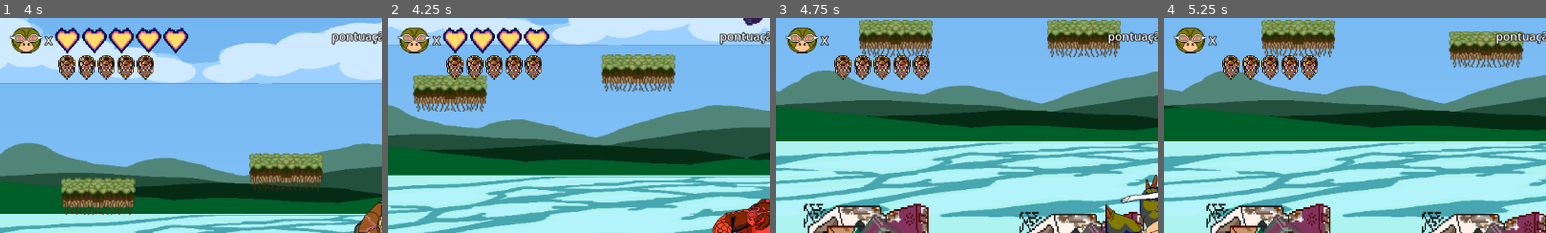
Above: before the commit, frames 1-4 (left to right).
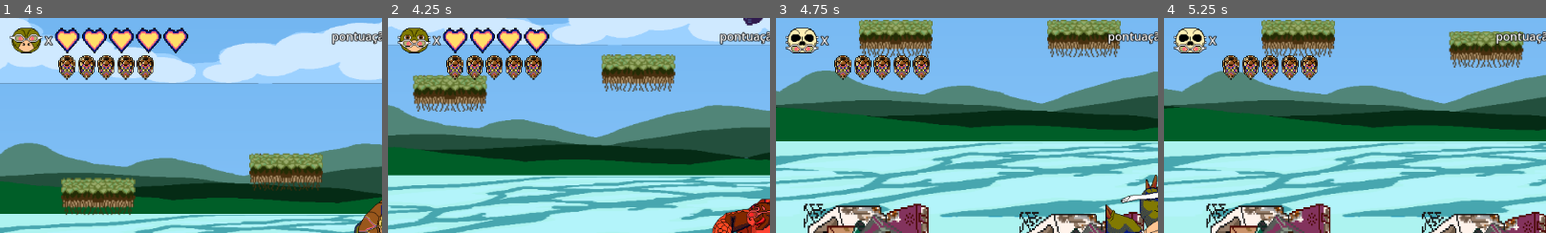
Above: after the commit, the same moments.

Repository: GDJ-ifpe/jabulani
Game: Godot game, scene res://fases/fase3_litoral/scenes/fase_final.tscn
Two runs of this game, one before a commit and one after it. Both use one fixed random seed, a clock stepped at 60 frames per second and the inputs below. This scene is started directly instead of the project's main scene.
Inputs:
- Up to frame 1 (4 s): tap Enter (ui_accept) at 0.5, 0.77, 1.52, 3.02, 3.77 s; hold Right (ui_right) 0.53-2.03 s; hold Left (ui_left) 2.03-2.78 s; hold Right (ui_right) from 2.78 s (still down)
- Up to frame 2 (4.25 s): keep holding Right (ui_right)
- Up to frame 3 (4.75 s): release Right (ui_right) at 4.28 s; hold Left (ui_left) from 4.28 s (still down); tap Enter (ui_accept) at 4.52 s
- Up to frame 4 (5.25 s): release Left (ui_left) at 5.03 s; hold Right (ui_right) from 5.03 s (still down)
The pictures show only the part of the screen within x 0-50%, y 0-50%; the shares and areas given below are measured in that part.

Frame 1 is identical in both runs. In frame 2, 0.4% of the frame differs, in the area x 2-12%, y 4-16%; in frame 3, 0.8%, in the area x 2-12%, y 4-17%; in frame 4, 0.8%.
Error in both runs: Invalid access to property or key 'vida' on a base object of type 'AnimatableBody2D'. (res://shared/player/scripts/player.gd:88)

Commit message:
rosto jabu implementado.

Diff:
--- a/shared/ui/hud_manager.gd
+++ b/shared/ui/hud_manager.gd
@@ -15,23 +15,36 @@
 @onready var powerup_5: TextureRect = $MarginContainer/VBoxContainer/status_coluna2/HBoxContainer/powerup5
 @onready var powerup_6: TextureRect = $MarginContainer/VBoxContainer/status_coluna2/HBoxContainer/powerup6
 
+@onready var vidas_icon: TextureRect = $MarginContainer/VBoxContainer/status_coluna/vidas_icon
+@onready var vidas_icon_2: TextureRect = $MarginContainer/VBoxContainer/status_coluna/vidas_icon/vidas_icon2
+@onready var vidas_icon_3: TextureRect = $MarginContainer/VBoxContainer/status_coluna/vidas_icon/vidas_icon2/vidas_icon3
+@onready var vidas_icon_4: TextureRect = $MarginContainer/VBoxContainer/status_coluna/vidas_icon/vidas_icon2/vidas_icon3/vidas_icon4
+@onready var vidas_icon_5: TextureRect = $MarginContainer/VBoxContainer/status_coluna/vidas_icon/vidas_icon2/vidas_icon3/vidas_icon4/vidas_icon5
+@onready var vidas_icon_6: TextureRect = $MarginContainer/VBoxContainer/status_coluna/vidas_icon/vidas_icon2/vidas_icon3/vidas_icon4/vidas_icon5/vidas_icon6
+
 
 func _ready():
 	contador_pontos.text = str("%05d" % PlayerManager.pontos)
+
 func _process(_delta: float) -> void:
 	contador_pontos.text = str("%05d" % PlayerManager.pontos)
 	if PlayerManager.player_life <= 0:
 		texture_rect.visible = false
+		vidas_icon_6.visible = true
 	if PlayerManager.player_life <= 5:
 		texture_rect_6.visible = false
 	if PlayerManager.player_life <= 4:
 		texture_rect_5.visible = false
+		vidas_icon_2.visible = true
 	if PlayerManager.player_life <= 3:
 		texture_rect_4.visible = false
+		vidas_icon_3.visible = true
 	if PlayerManager.player_life <= 2:
 		texture_rect_3.visible = false
+		vidas_icon_4.visible = true
 	if PlayerManager.player_life <= 1:
 		texture_rect_2.visible = false
+		vidas_icon_5.visible = true
 	if PlayerManager.player_power == 6:
 		powerup_6.visible = false
 	if PlayerManager.player_power == 5:
--- a/shared/ui/ui_scenes/HUD.tscn
+++ b/shared/ui/ui_scenes/HUD.tscn
@@ -1,24 +1,14 @@
-[gd_scene load_steps=6 format=3 uid="uid://bmoljl2nm2vvg"]
+[gd_scene load_steps=10 format=3 uid="uid://bmoljl2nm2vvg"]
 
 [ext_resource type="Script" uid="uid://3spmaudistnp" path="res://shared/ui/hud_manager.gd" id="1_5fyfn"]
 [ext_resource type="Texture2D" uid="uid://b7t7ieylbrcdl" path="res://shared/ui/ui_sprites/DoomTurtle/Face_00.png" id="2_7n4fj"]
 [ext_resource type="Texture2D" uid="uid://d3bxkagnkx2h8" path="res://shared/ui/ui_sprites/Elements/Hearth.png" id="3_5ip4n"]
+[ext_resource type="Texture2D" uid="uid://bbggt3jqd8m2w" path="res://shared/ui/ui_sprites/DoomTurtle/Face_02.png" id="3_twf0w"]
 [ext_resource type="Texture2D" uid="uid://bp5r1ft07hroo" path="res://shared/ui/ui_sprites/Elements/Shell.png" id="4_l8xe2"]
-
-[sub_resource type="AnimatedTexture" id="AnimatedTexture_83slx"]
-frames = 6
-pause = true
-frame_0/texture = ExtResource("2_7n4fj")
-frame_1/texture = ExtResource("2_7n4fj")
-frame_1/duration = 1.0
-frame_2/texture = ExtResource("2_7n4fj")
-frame_2/duration = 1.0
-frame_3/texture = ExtResource("2_7n4fj")
-frame_3/duration = 1.0
-frame_4/texture = ExtResource("2_7n4fj")
-frame_4/duration = 1.0
-frame_5/texture = ExtResource("2_7n4fj")
-frame_5/duration = 1.0
+[ext_resource type="Texture2D" uid="uid://cd5owqrroce0v" path="res://shared/ui/ui_sprites/DoomTurtle/Face_05.png" id="4_twf0w"]
+[ext_resource type="Texture2D" uid="uid://brualmnt5tw0" path="res://shared/ui/ui_sprites/DoomTurtle/Face_08.png" id="5_gyp3a"]
+[ext_resource type="Texture2D" uid="uid://bxu04duxvwief" path="res://shared/ui/ui_sprites/DoomTurtle/Face_11.png" id="6_l5jig"]
+[ext_resource type="Texture2D" uid="uid://ctodq0v1c0mgi" path="res://shared/ui/ui_sprites/DoomTurtle/Face_14.png" id="7_00jmo"]
 
 [node name="Hud" type="Control"]
 layout_mode = 3
@@ -78,7 +68,57 @@
 layout_mode = 2
 size_flags_horizontal = 0
 size_flags_vertical = 4
-texture = SubResource("AnimatedTexture_83slx")
+texture = ExtResource("2_7n4fj")
+stretch_mode = 3
+
+[node name="vidas_icon2" type="TextureRect" parent="MarginContainer/VBoxContainer/status_coluna/vidas_icon"]
+visible = false
+layout_mode = 0
+offset_right = 57.0
+offset_bottom = 43.0
+size_flags_horizontal = 0
+size_flags_vertical = 4
+texture = ExtResource("3_twf0w")
+stretch_mode = 3
+
+[node name="vidas_icon3" type="TextureRect" parent="MarginContainer/VBoxContainer/status_coluna/vidas_icon/vidas_icon2"]
+visible = false
+layout_mode = 0
+offset_right = 57.0
+offset_bottom = 43.0
+size_flags_horizontal = 0
+size_flags_vertical = 4
+texture = ExtResource("4_twf0w")
+stretch_mode = 3
+
+[node name="vidas_icon4" type="TextureRect" parent="MarginContainer/VBoxContainer/status_coluna/vidas_icon/vidas_icon2/vidas_icon3"]
+visible = false
+layout_mode = 0
+offset_right = 57.0
+offset_bottom = 43.0
+size_flags_horizontal = 0
+size_flags_vertical = 4
+texture = ExtResource("5_gyp3a")
+stretch_mode = 3
+
+[node name="vidas_icon5" type="TextureRect" parent="MarginContainer/VBoxContainer/status_coluna/vidas_icon/vidas_icon2/vidas_icon3/vidas_icon4"]
+visible = false
+layout_mode = 0
+offset_right = 57.0
+offset_bottom = 43.0
+size_flags_horizontal = 0
+size_flags_vertical = 4
+texture = ExtResource("6_l5jig")
+stretch_mode = 3
+
+[node name="vidas_icon6" type="TextureRect" parent="MarginContainer/VBoxContainer/status_coluna/vidas_icon/vidas_icon2/vidas_icon3/vidas_icon4/vidas_icon5"]
+visible = false
+layout_mode = 0
+offset_right = 57.0
+offset_bottom = 43.0
+size_flags_horizontal = 0
+size_flags_vertical = 4
+texture = ExtResource("7_00jmo")
 stretch_mode = 3
 
 [node name="separador" type="Label" parent="MarginContainer/VBoxContainer/status_coluna"]
Not shown, added: shared/ui/ui_sprites/DoomTurtle/Face_01.png.import
Not shown, added: shared/ui/ui_sprites/DoomTurtle/Face_02.png.import
Not shown, added: shared/ui/ui_sprites/DoomTurtle/Face_03.png.import
Not shown, added: shared/ui/ui_sprites/DoomTurtle/Face_04.png.import
Not shown, added: shared/ui/ui_sprites/DoomTurtle/Face_05.png.import
Not shown, added: shared/ui/ui_sprites/DoomTurtle/Face_06.png.import
Not shown, added: shared/ui/ui_sprites/DoomTurtle/Face_07.png.import
Not shown, added: shared/ui/ui_sprites/DoomTurtle/Face_08.png.import
Not shown, added: shared/ui/ui_sprites/DoomTurtle/Face_09.png.import
Not shown, added: shared/ui/ui_sprites/DoomTurtle/Face_10.png.import
Not shown, added: shared/ui/ui_sprites/DoomTurtle/Face_11.png.import
Not shown, added: shared/ui/ui_sprites/DoomTurtle/Face_12.png.import
(and 2 more such lines)
